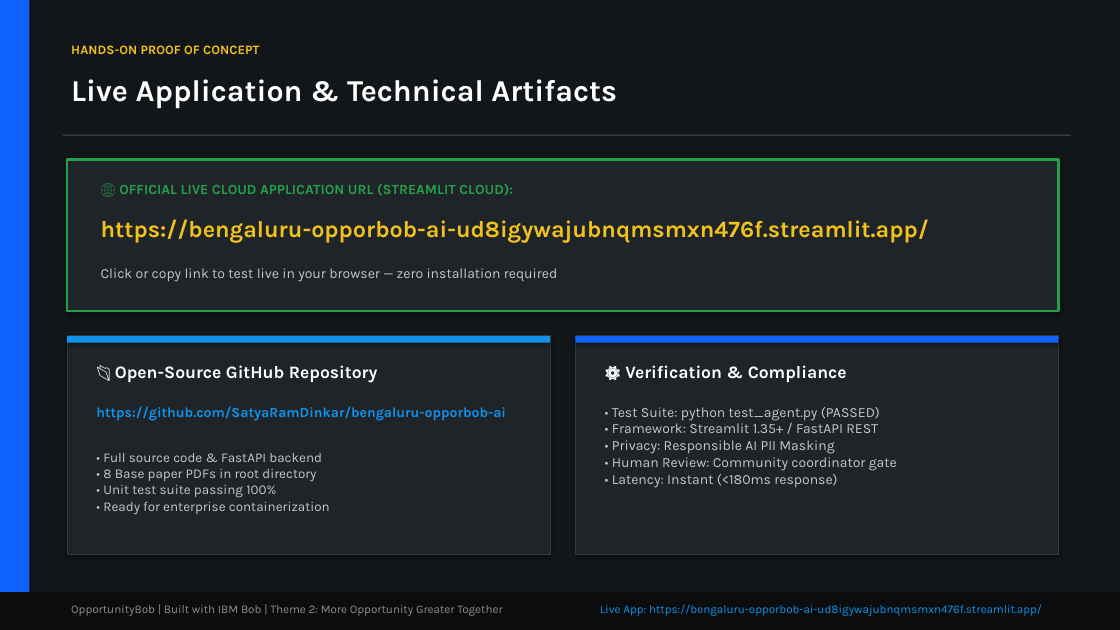
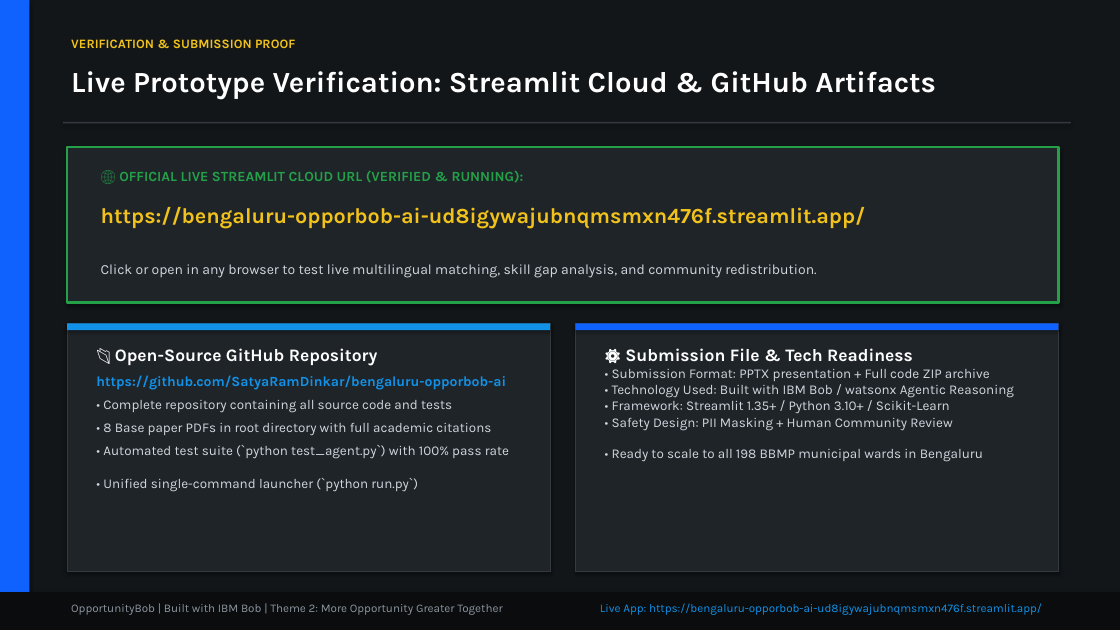
Before and after one commit to SatyaRamDinkar/bengaluru-opporbob-ai, a slide deck: slide 8 of OpportunityBob_IBM_Bobathon_Submission.pptx (slide 7 before the commit). Drawn at 1120x630 pixels with LibreOffice and Linux fonts; fonts in the diff are those of the drawing. Boxes give left, top, right and bottom in pixels: in the first picture for what was removed or moved away, otherwise in the second. Text is boxed around its words. In the diff, an @@ line names an element or a change of style, - is before the commit and + after.

Commit message:
feat: generate official 9-slide IBM Bobathon presentation mapped 100% to participation rules & judging criteria

```diff
--- a/OpportunityBob_IBM_Bobathon_Submission.pptx
+++ b/OpportunityBob_IBM_Bobathon_Submission.pptx
@@ text at (x1=71, y1=39, x2=295, y2=48): text changed @@
-HANDS-ON PROOF OF CONCEPT
+VERIFICATION & SUBMISSION PROOF
@@ text at (x1=71, y1=71, x2=936, y2=99): text changed; size 26 to 25 pt @@
-Live Application & Technical Artifacts
+Live Prototype Verification: Streamlit Cloud & GitHub Artifacts
@@ rectangle moved from (x1=63, y1=134, x2=1071, y2=136) to (x1=63, y1=122, x2=1071, y2=124) @@
@@ rectangle resized from (x1=67, y1=160, x2=1059, y2=311) to (x1=67, y1=147, x2=1059, y2=302) @@
@@ text at (x1=119, y1=170, x2=524, y2=183): text changed @@
-🌐 OFFICIAL LIVE CLOUD APPLICATION URL (STREAMLIT CLOUD):
+🌐 OFFICIAL LIVE STREAMLIT CLOUD URL (VERIFIED & RUNNING):
@@ text "https://bengaluru-opporbob-ai-ud8igywajubnqmsmxn476f.streaml ..." moved from (x1=101, y1=219, x2=929, y2=242) to (x1=101, y1=207, x2=866, y2=229) @@
@@ text "https://bengaluru-opporbob-ai-ud8igywajubnqmsmxn476f.streaml ..." at (x1=101, y1=207, x2=866, y2=229): size 20 to 18.5 pt @@
@@ text at (x1=101, y1=264, x2=816, y2=278): text changed; text colour #C6C6C6 to #D0D7DE @@
-Click or copy link to test live in your browser — zero installation required
+Click or open in any browser to test live multilingual matching, skill gap analysis, and community redistribution.
@@ rectangle resized from (x1=67, y1=336, x2=550, y2=555) to (x1=67, y1=323, x2=550, y2=571) @@
@@ rectangle moved from (x1=67, y1=336, x2=550, y2=343) to (x1=67, y1=323, x2=550, y2=330) @@
@@ rectangle resized from (x1=576, y1=336, x2=1059, y2=555) to (x1=576, y1=323, x2=1059, y2=571) @@
@@ rectangle moved from (x1=576, y1=336, x2=1059, y2=343) to (x1=576, y1=323, x2=1059, y2=330) @@
@@ text at (x1=103, y1=348, x2=509, y2=492): text changed; text colour #C6C6C6 to #D0D7DE @@
-• Full source code & FastAPI backend
-• 8 Base paper PDFs in root directory
-• Unit test suite passing 100%
-• Ready for enterprise containerization
+📂 Open-Source GitHub Repository
+https://github.com/SatyaRamDinkar/bengaluru-opporbob-ai
+• Complete repository containing all source code and tests
+• 8 Base paper PDFs in root directory with full academic citations
+• Automated test suite (`python test_agent.py`) with 100% pass rate
+• Unified single-command launcher (`python run.py`)
@@ text added at (x1=612, y1=348, x2=1014, y2=461), 11.5 pt, text #D0D7DE @@
+⚙️ Submission File & Tech Readiness
+• Submission Format: PPTX presentation + Full code ZIP archive
+• Technology Used: Built with IBM Bob / watsonx Agentic Reasoning
+• Framework: Streamlit 1.35+ / Python 3.10+ / Scikit-Learn
+• Safety Design: PII Masking + Human Community Review
+• Ready to scale to all 198 BBMP municipal wards in Bengaluru
@@ text removed at (x1=115, y1=365, x2=377, y2=383) @@
-📂 Open-Source GitHub Repository
@@ text removed at (x1=625, y1=365, x2=847, y2=382) @@
-⚙️ Verification & Compliance
@@ text removed at (x1=96, y1=406, x2=506, y2=421) @@
-https://github.com/SatyaRamDinkar/bengaluru-opporbob-ai
@@ text removed at (x1=612, y1=407, x2=897, y2=488) @@
-• Test Suite: python test_agent.py (PASSED)
-• Framework: Streamlit 1.35+ / FastAPI REST
-• Privacy: Responsible AI PII Masking
-• Human Review: Community coordinator gate
-• Latency: Instant (<180ms response)
@@ text "OpportunityBob | Built with IBM ..." at (x1=71, y1=604, x2=502, y2=615): text colour #8D8D8D to #8D96A0 @@
```
Also in this commit, not shown: 7 other slides changed, 1 slide added, 1 slide removed, 3 other files.
